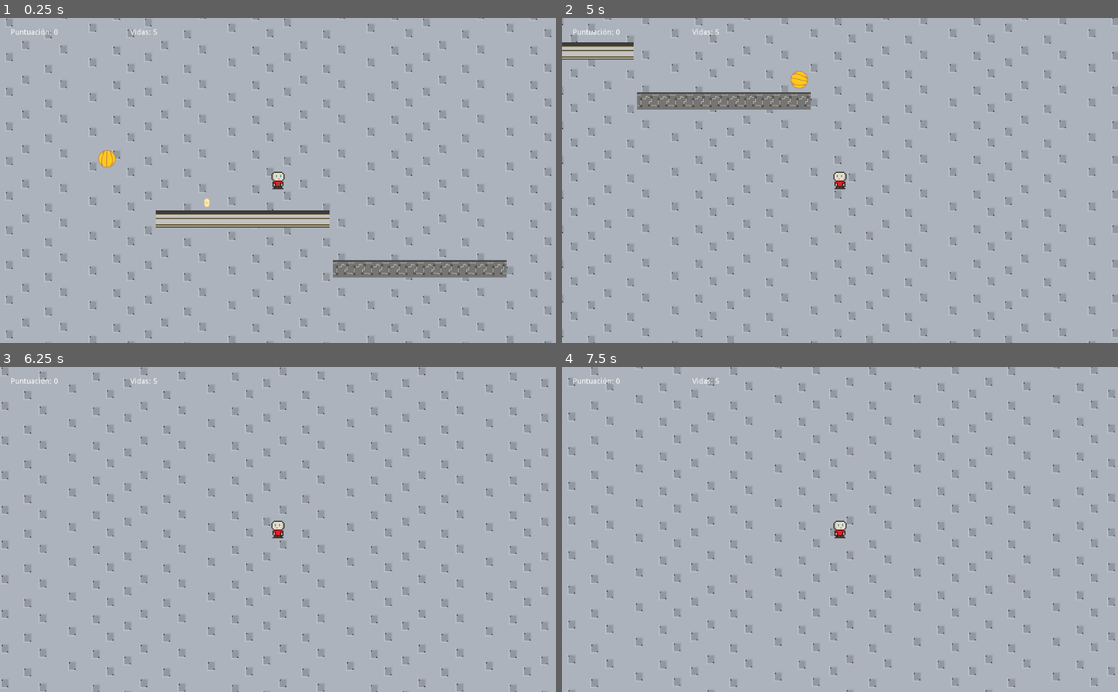
Above: before the commit, frames 1-4 (two rows, left to right).
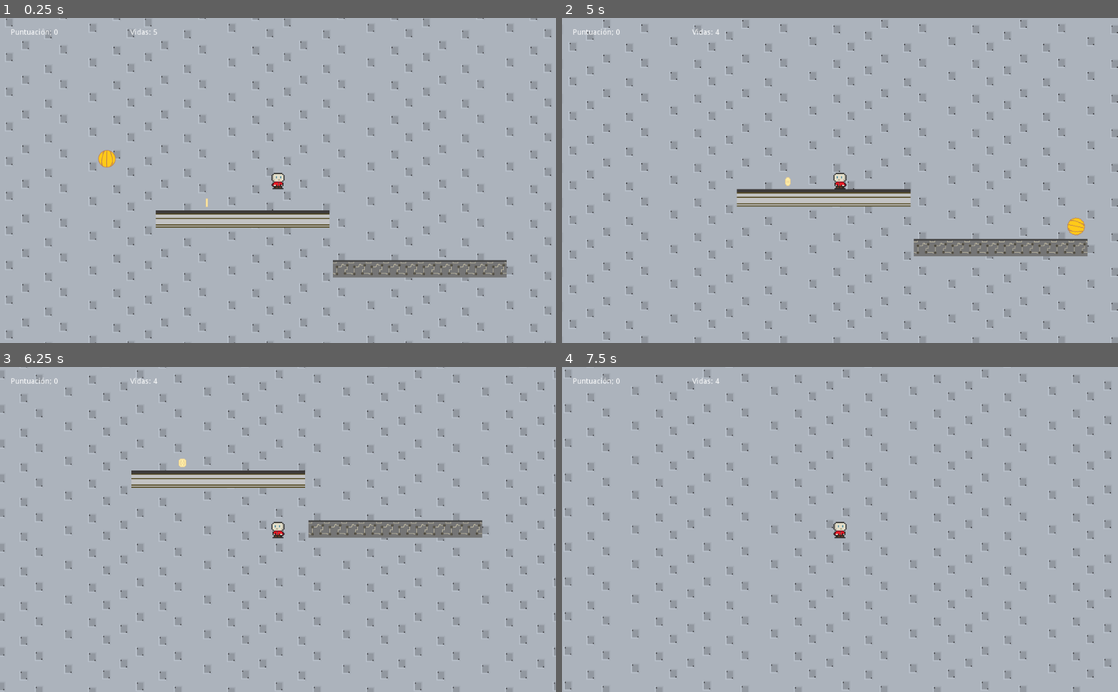
Above: after the commit, the same moments.

Repository: caasalazarsa/ProgramacionAplicada
Game: Godot game, scene res://scenes/main.tscn
Same seed, same stepped clock (60 frames per second), same inputs: the game is played once before the commit and once after it.
Inputs:
- Up to frame 1 (0.25 s): no input
- Up to frame 2 (5 s): tap Enter (ui_accept) at 0.5, 0.77, 1.52, 3.02, 3.77, 4.52 s; hold Right (ui_right) 0.53-2.03 s; hold Left (ui_left) 2.03-2.78 s; hold Right (ui_right) 2.78-4.28 s; hold Left (ui_left) from 4.28 s (still down)
- Up to frame 3 (6.25 s): release Left (ui_left) at 5.03 s; hold Right (ui_right) 5.03-5.78 s; hold Left (ui_left) from 5.78 s (still down); tap Enter (ui_accept) at 6.02 s
- Up to frame 4 (7.5 s): tap Enter (ui_accept) at 6.77 s; release Left (ui_left) at 7.28 s; hold Right (ui_right) from 7.28 s (still down)

The runs differ from the first frame. In frame 1, less than 0.1% of the frame differs, in the area x 36-52%, y 47-59%; in frame 2, 17%, in the area x 0-100%, y 0-100%; in frame 3, 11%; in frame 4, 13%.

Commit message:
add lives, pit and ui lives

Diff:
--- /dev/null
+++ b/DEMO_PROJECT/prefabs/Pit.tscn
@@ -0,0 +1,15 @@
+[gd_scene load_steps=3 format=2]
+
+[ext_resource path="res://scripts/pit.gd" type="Script" id=1]
+
+[sub_resource type="RectangleShape2D" id=1]
+extents = Vector2( 248, 9 )
+
+[node name="Pit" type="Area2D"]
+script = ExtResource( 1 )
+
+[node name="CollisionShape2D" type="CollisionShape2D" parent="."]
+position = Vector2( 0, 1 )
+shape = SubResource( 1 )
+
+[connection signal="body_entered" from="." to="." method="_on_Pit_body_entered"]
--- a/DEMO_PROJECT/prefabs/another_player.tscn
+++ b/DEMO_PROJECT/prefabs/another_player.tscn
@@ -15,6 +15,7 @@
 [node name="Animations" parent="." instance=ExtResource( 2 )]
 scale = Vector2( 2, 2 )
 animation = "Quieto"
+frame = 1
 
 [node name="CollisionShape2D" type="CollisionShape2D" parent="."]
 shape = SubResource( 1 )
--- a/DEMO_PROJECT/prefabs/coin.tscn
+++ b/DEMO_PROJECT/prefabs/coin.tscn
@@ -22,7 +22,7 @@
 [node name="AnimatedSprite" type="AnimatedSprite" parent="."]
 frames = SubResource( 1 )
 animation = "spinning"
-frame = 2
+frame = 1
 playing = true
 
 [node name="CollisionShape2D" type="CollisionShape2D" parent="."]
--- a/DEMO_PROJECT/scenes/main.tscn
+++ b/DEMO_PROJECT/scenes/main.tscn
@@ -7,6 +7,7 @@
 [ext_resource path="res://sprites/Industrial Background.png" type="Texture" id=5]
 [ext_resource path="res://prefabs/another_player.tscn" type="PackedScene" id=6]
 [ext_resource path="res://scripts/main.gd" type="Script" id=7]
+[ext_resource path="res://prefabs/Pit.tscn" type="PackedScene" id=8]
 
 [node name="main" type="Node2D"]
 script = ExtResource( 7 )
@@ -48,4 +49,9 @@
 margin_bottom = 60.0
 text = "Vidas: 5"
 
+[node name="Pit" parent="." instance=ExtResource( 8 )]
+position = Vector2( 1256, 375 )
+
 [connection signal="coin_collected" from="coin" to="." method="_on_coin_coin_collected"]
+[connection signal="lose_life" from="Pit" to="." method="_on_Pit_lose_life"]
+[connection signal="lose_life" from="Pit" to="animated_player" method="_on_Pit_lose_life"]
--- a/DEMO_PROJECT/scripts/main.gd
+++ b/DEMO_PROJECT/scripts/main.gd
@@ -1,9 +1,12 @@
 extends Node2D
 
 var score=0
+var vidas=5
 var scoretext="Puntuación: "
+var livestext="Vidas: "
 
 onready var score_label = get_node("CanvasLayer/Puntuacion")
+onready var lives_label = get_node("CanvasLayer/Vidas")
 
 # Declare member variables here. Examples:
 # var a = 2
@@ -25,3 +28,13 @@
 	score_label.clear()
 	score_label.add_text(scoretext+String(score))
 	pass # Replace with function body.
+
+
+
+
+func _on_Pit_lose_life():
+	vidas=vidas-1
+	lives_label.clear()
+	lives_label.add_text(livestext+String(vidas))
+
+	pass # Replace with function body.
--- /dev/null
+++ b/DEMO_PROJECT/scripts/pit.gd
@@ -0,0 +1,23 @@
+extends Area2D
+
+
+# Declare member variables here. Examples:
+# var a = 2
+# var b = "text"
+
+signal lose_life
+# Called when the node enters the scene tree for the first time.
+func _ready():
+	pass # Replace with function body.
+
+
+# Called every frame. 'delta' is the elapsed time since the previous frame.
+#func _process(delta):
+#	pass
+
+
+func _on_Pit_body_entered(body):
+	if body.is_in_group("player"):
+		#print("se cayó")
+		emit_signal("lose_life")
+	pass # Replace with function body.
--- a/DEMO_PROJECT/scripts/player.gd
+++ b/DEMO_PROJECT/scripts/player.gd
@@ -16,6 +16,8 @@
 # velocidad de salto vertical
 export var jump_speed=400
 
+var startposition=Vector2(0,0)
+
 # vector en el cual se suman todas las velocidades
 var velocity=Vector2(0,0)
 # Declare member variables here. Examples:
@@ -27,7 +29,7 @@
 # Called when the node enters the scene tree for the first time.
 func _ready():
 
-
+	startposition=get_position()
 
 
 	pass # Replace with function body.
@@ -197,3 +199,12 @@
 func moverse(input_velocity):
 	velocity.x=(int(Input.is_action_pressed("ui_right"))-int(Input.is_action_pressed("ui_left")))*input_velocity
 	pass
+
+
+
+
+
+
+func _on_Pit_lose_life():
+	set_position(startposition)
+	pass # Replace with function body.
Not shown: 1 places in DEMO_PROJECT/scenes/main.tscn that only renumber resources
